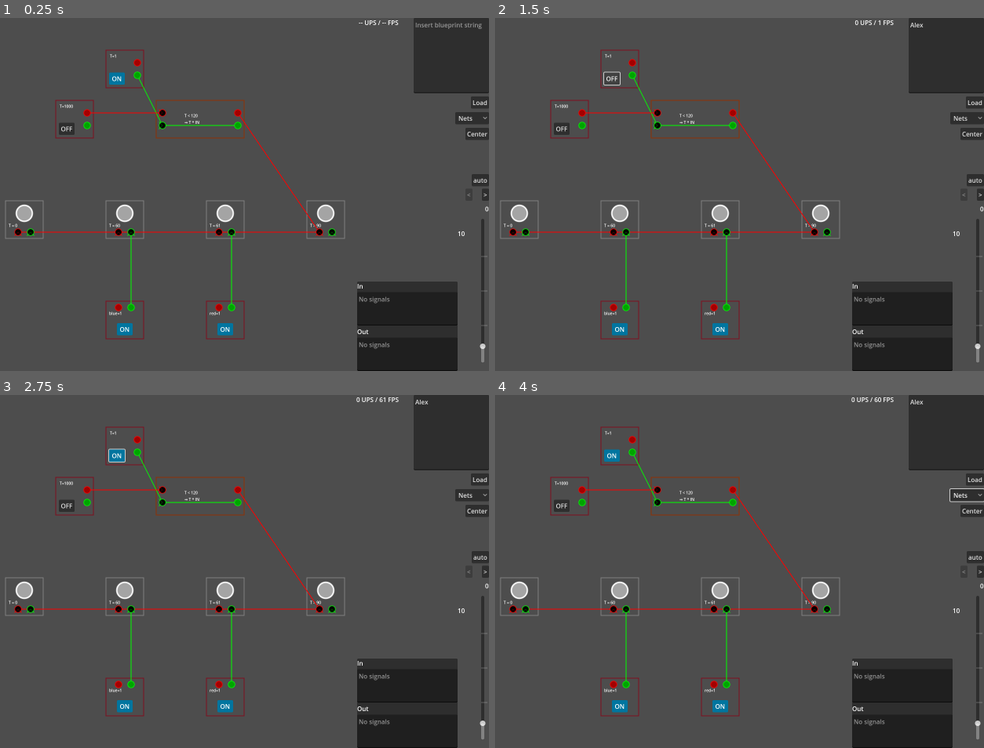
Above: before the commit, frames 1-4 (two rows, left to right).
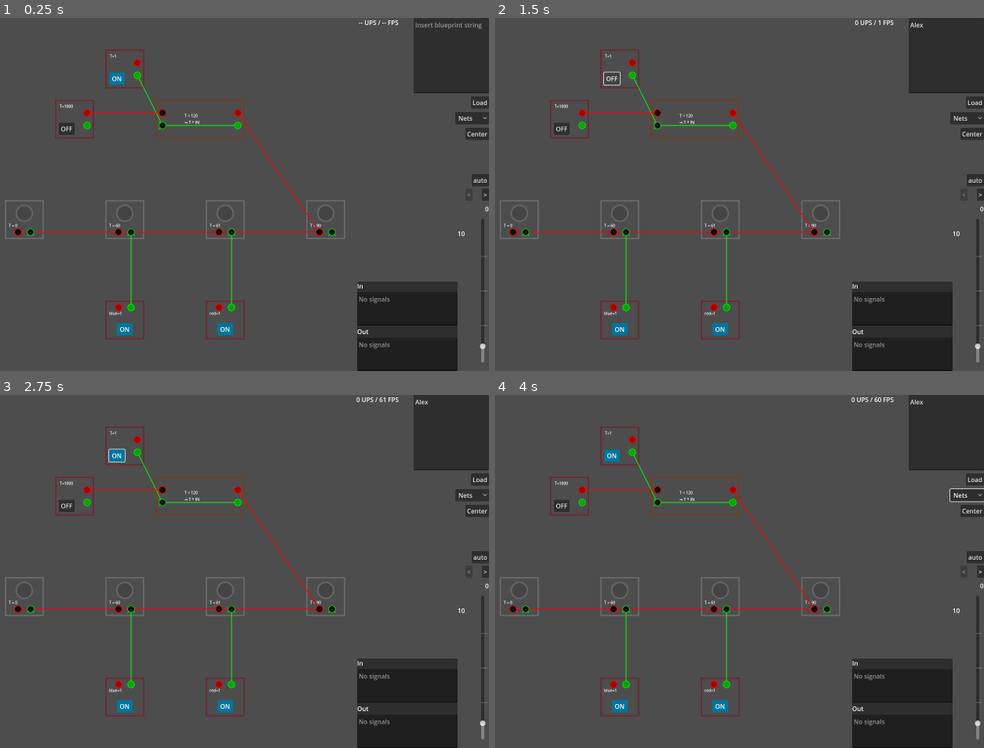
Above: after the commit, the same moments.

Repository: jlaunonen/factsim
Game: Godot game, scene res://main.tscn
Same seed, same stepped clock (60 frames per second), same inputs: the game is played once before the commit and once after it.
Inputs (mouse positions are in pixels of both pictures, inside the frame that each line leads up to):
- Up to frame 1 (0.25 s): no input
- Up to frame 2 (1.5 s): click (944, 56) at 0.52 s; type "Alex" at 0.6 s; click "ON" at 1.25 s
- Up to frame 3 (2.75 s): click "OFF" at 2 s
- Up to frame 4 (4 s): click "Nets" at 2.75 s; click "Center" at 3.5 s

The runs differ from the first frame. In frame 1, 0.6% of the frame differs, in the area x 3-69%, y 52-58%; in frame 2, 0.6%; in frame 3, 0.6%; in frame 4, 0.6%.

Commit message:
Start lamps at off state

Diff:
--- a/entities/Lamp.gd
+++ b/entities/Lamp.gd
@@ -42,6 +42,7 @@
 func _ready() -> void:
 	super()
 	_ensure_color_map(colors)
+	_apply_color(false, {})
 
 
 func _apply_config() -> void:
